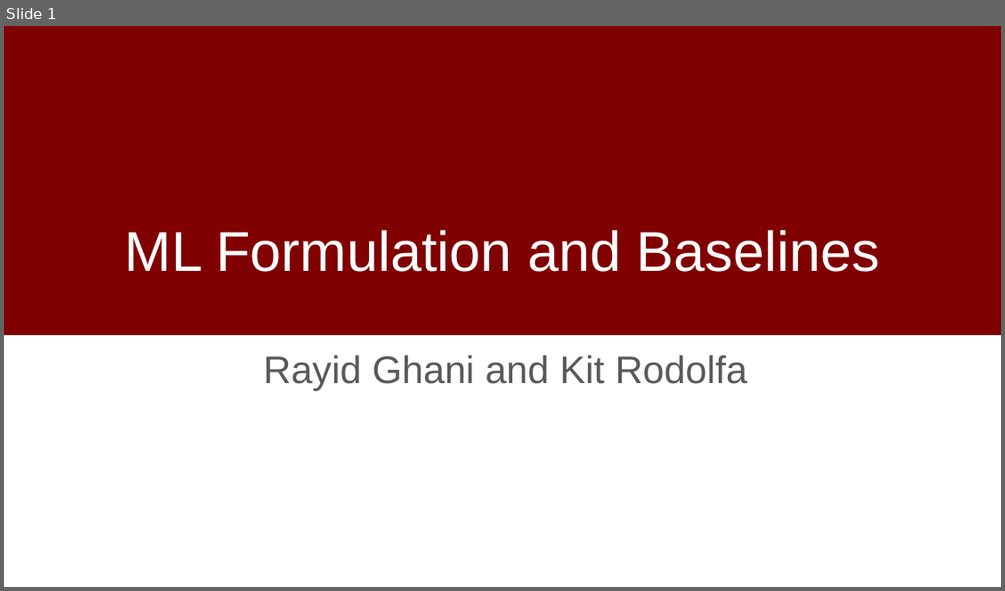
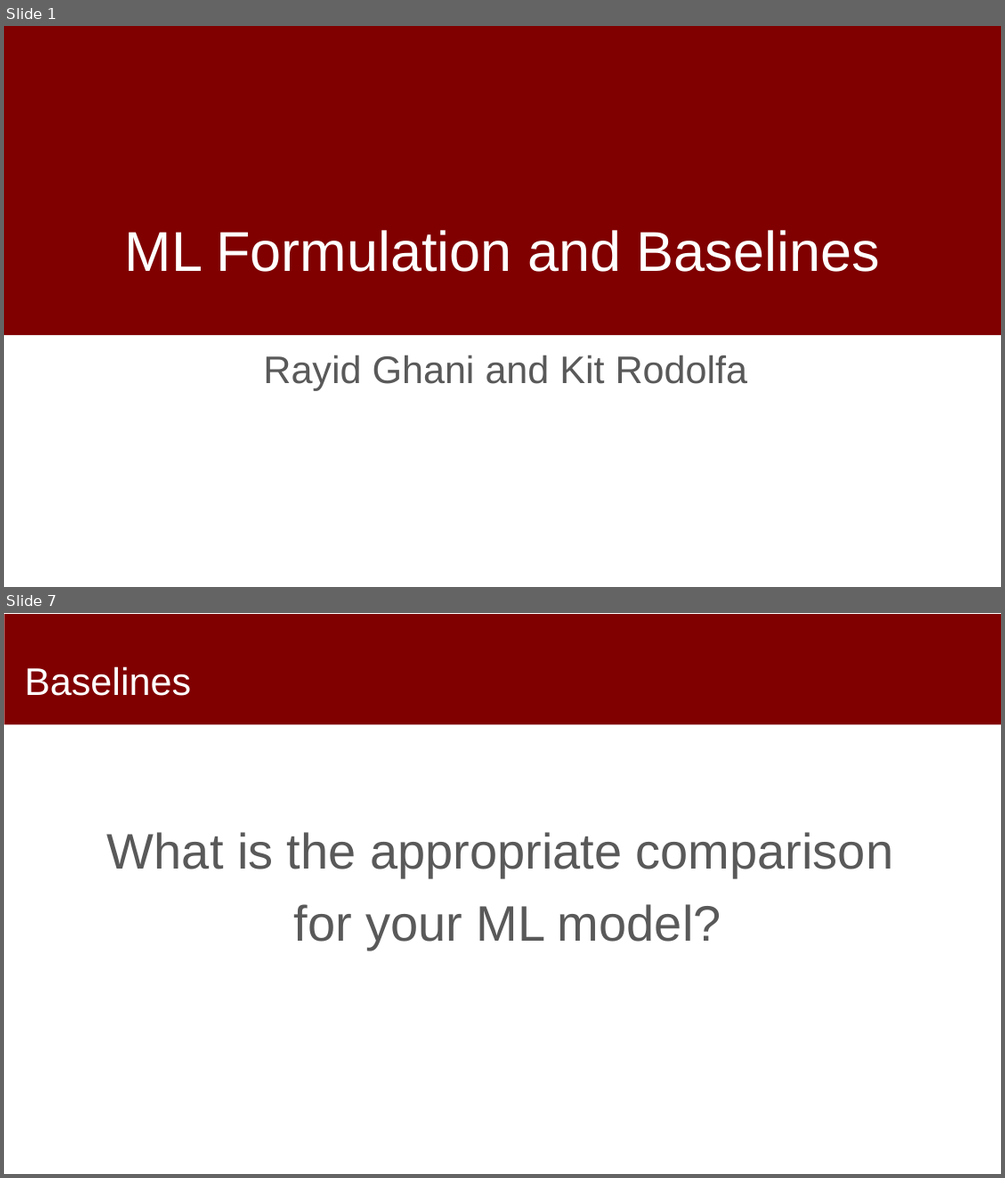
Before and after one commit to dssg/mlforpublicpolicylab, a slide deck: 03 - Data Exploration, Analytical Formulation, and Baselines/formulation-and-baselines.pptx. Shown one above the other, each under a label of ours: slide 1 before the commit, slides 1 and 7 after it; the slides between them are not shown. The pictures are 1005x591 and 1005x1178 pixels, drawn with LibreOffice and Linux fonts; fonts in the diff are those of the drawing; background and template pictures are left out. Boxes give left, top, right and bottom in pixels: in the first picture for what was removed or moved away, otherwise in the second. Text is boxed around its words. In the diff, an @@ line names an element or a change of style, - is before the commit and + after.

Commit message:
first pass and forumation and baseline slides

```diff
--- a/03 - Data Exploration, Analytical Formulation, and Baselines/formulation-and-baselines.pptx
+++ b/03 - Data Exploration, Analytical Formulation, and Baselines/formulation-and-baselines.pptx
@@ slide 7 added at [4, 613, 1001, 1174], background #FFFFFF @@
@@ rectangle added at [5, 614, 1001, 724], fill #800000 @@
@@ title added at [24, 666, 191, 696], 37 pt, text #FFFFFF @@
+Baselines
@@ text added at [107, 832, 893, 949], 48 pt, text #595959 @@
+What is the appropriate comparison
+for your ML model?
```
Also in this commit, not shown: 3 slides changed, 5 other slides added, 2 slides removed.
